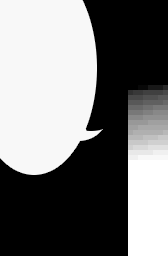
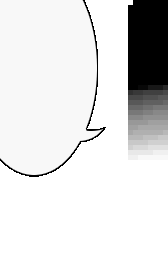
Layers edited between the first and the second (168, 256) image:
painted on "Layer 1" over left=77, top=142, right=85, bottom=150
painted on "Layer 0" over left=0, top=0, right=133, bottom=256
